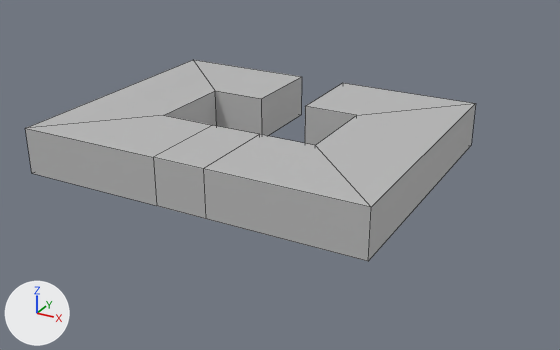
A saved change to the FBX model TrialsForAGod/Assets/Models - Brian/room_a_wall.fbx.
Both versions are drawn from a 50 mm lens placed at (19.7, -58.8, 32.5), pointed at (-16.4, 6.7, -0.3). Every picture has the same lights, and +X, +Y and +Z are marked at lower left. Mesh edges are drawn as thin lines. Where no turn or scale is listed for an object, it has been applied to the vertices.

Objects in the first picture: 'room_a_wall'.
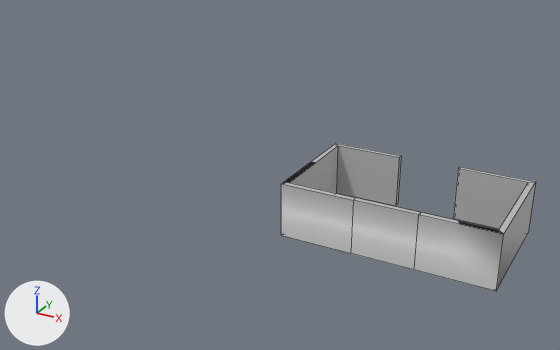
Commit message: added wall thickness

Boxes (x1, y1, x2, y2) around the edits, measured in the pictures (560 x 350 px):
'room_a_wall', reshaped, moved (43% narrower, 26% shorter): before (25, 60, 476, 261); after (281, 143, 536, 291)

Diff of the bpy script that builds the scene:
```diff
--- a/TrialsForAGod/Assets/Models - Brian/room_a_wall.fbx.py
+++ b/TrialsForAGod/Assets/Models - Brian/room_a_wall.fbx.py
@@ me_mesh @@
 # used by ob_room_a_wall; location = (-20.0, 9.0, 0.0)
-me_mesh.from_pydata(...)  # 32 vertices, 30 faces; spans x -19.0..19.0, y -15.0..15.0, z 0.0..5.0
+me_mesh.from_pydata(...)  # 32 vertices, 30 faces; spans x -9.5..9.5, y -5.5..5.5, z 0.0..5.0
+# me_mesh part 1
+# 16 vertices are removed from x -19.0..19.0, y -15.0..15.0, z 0.0..5.0
+# 23 faces are deleted
+# 16 vertices are added at x -9.5..9.5, y -5.5..5.5, z 0.0..5.0
+# 23 new faces join them
 me_mesh.materials.append(mat_lambert1)
@@ ob_room_a_wall @@
 ob_room_a_wall = bpy.data.objects.new('room_a_wall', me_mesh)
-ob_room_a_wall.location = (-20.0, 9.0, 0.0)
+ob_room_a_wall.location = (0.0, 0.0, 0.0)
```
